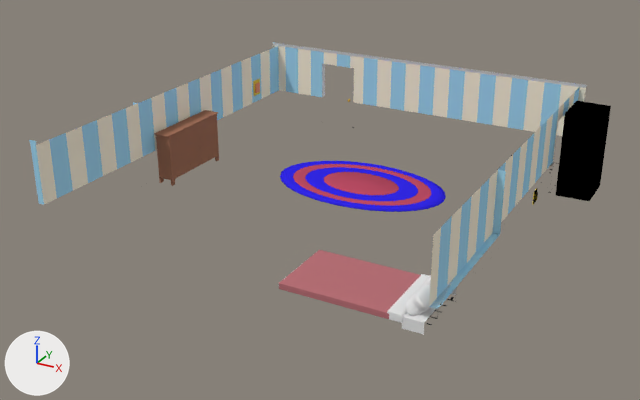
A saved change to the Blender file Third Person Shooter/Assets/Models/Levels/level_1.blend.
The view is the same before and after, from a 50 mm camera at (14.0, -34.3, 12.1) aimed at (0.0, -8.9, -0.6). Lighting does not change. The marker at lower left points along +X, +Y and +Z.

Before the edit, the objects in view are built like this:
```python
ob_bed = bpy.data.objects.new('Bed', me_cube_021)
ob_bed.location = (0.0, -5.05, 0.0)
ob_closet_interior = bpy.data.objects.new('Closet Interior', me_cube_009)
ob_closet_interior.location = (0.0, 0.0, 0.0)
ob_door_exit = bpy.data.objects.new('Door Exit', me_sphere_002)
ob_door_exit.location = (0.0, 0.0, 0.0)
ob_dresser = bpy.data.objects.new('Dresser', me_cube_050)
ob_dresser.location = (0.0, -2.65, 0.0)
ob_floor = bpy.data.objects.new('Floor', me_cube_001)
ob_floor.location = (0.0, 0.0, 0.0)
ob_rug = bpy.data.objects.new('Rug', me_cylinder)
ob_rug.location = (0.0, -3.2, 0.0)
ob_wall_back = bpy.data.objects.new('Wall Back', me_cube_010)
ob_wall_back.location = (0.0, 0.0, 0.0)
ob_wall_left = bpy.data.objects.new('Wall Left', me_cube_041)
ob_wall_left.location = (0.0, -9.71, 0.0)
ob_wall_right = bpy.data.objects.new('Wall Right', me_cube_043)
ob_wall_right.location = (6.83, -14.73, 1.04)
ob_wall_right.rotation_euler = (0.0, 0.0, 3.142)  # degrees (0, 0, 180)
```
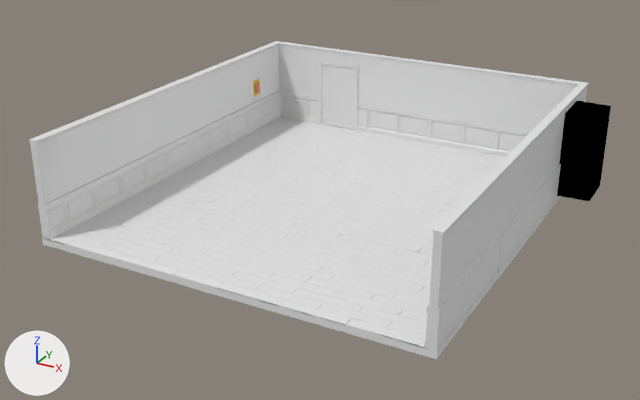
What differs and where, as boxes [x1, y1, x2, y2] in the pictures (640 x 400 px):
'Bed', deleted
    before: [273, 245, 431, 346]
    faces in mat_sheet_material (pink #b87177): [279, 250, 421, 319]
    faces in mat_wood_material (beige #a78a6f): [273, 245, 430, 346]
    faces in mat_pillow_material (white #e7e7e7): [285, 254, 431, 328]
'Rug', deleted
    before: [280, 161, 446, 211]
    faces in mat_rug_material_color_1 (blue #3228e7): [280, 161, 446, 211]
    faces in mat_rug_material_color_2 (red #b84b62): [293, 164, 431, 206]
'Dresser', deleted
    before: [154, 110, 219, 186]
    faces in mat_dresser_knob_material (brown #9f6f59): [154, 110, 219, 186]
    faces in mat_dresser_wood_trim_material_001 (blue #154c87): [172, 118, 216, 176]
    faces in mat_dresser_wood_trim_material (brown #691500): [171, 117, 217, 177]
part 1 of me_cube_001, recoloured
    both: [42, 117, 557, 352]
part 2 of me_cube_001, recoloured
    both: [42, 117, 561, 359]
part 3 of me_cube_010, recoloured
    both: [275, 41, 589, 157]
part 4 of me_cube_010, recoloured (blue to white)
    both: [285, 47, 561, 130]
part 5 of me_cube_010, recoloured
    both: [278, 46, 575, 131]
part 6 of me_sphere_002, recoloured
    both: [322, 64, 353, 129]
part 8 of me_cube_041, recoloured
    both: [29, 42, 280, 240]
part 9 of me_cube_041, recoloured (blue to white)
    both: [29, 47, 279, 205]
part 10 of me_cube_041, recoloured
    both: [36, 50, 270, 205]
part 11 of me_cube_043, recoloured
    both: [424, 84, 587, 351]

The edits, one by one:
me_cube_001 has 5277 vertices, 4957 faces and spans x -7.0..7.1, y -15.4..-0.3, z -1.2..-1.0.
me_cube_001 is used by ob_floor; location (0.0, 0.0, 0.0).
me_cube_001 part 1: all 3386 faces that had it switch from mat_floor_crease_material (black #030303) to no material.
me_cube_001 part 2: all 1571 faces that had it switch from mat_wood_material (beige #a78a6f) to no material.
me_cube_010 has 279 vertices, 191 faces and spans x -6.98..7.13, y -0.67..-0.31, z -0.98..2.49.
me_cube_010 is used by ob_wall_back; location (0.0, 0.0, 0.0).
me_cube_010 no longer uses material mat_material (white #e7e7e7).
me_cube_010 part 3: all 160 faces that had it switch from mat_trim_paint_material (white #f8f5e2) to no material.
me_cube_010 part 4: all 10 faces that had it switch from mat_wall_paper_material_1 (blue #a2d6f1) to no material.
me_cube_010 part 5: all 13 faces that had it switch from mat_wall_paper_material_2 (white #f9efd9) to no material.
me_sphere_002 is used by ob_door_exit; location (0.0, 0.0, 0.0).
me_sphere_002 had 811 vertices, 809 faces and spanned x -4.42..-2.88, y -0.77..-0.43, z -0.95..1.81.
me_sphere_002 no longer uses material mat_door_knob_material (yellow #ffcb4b).
me_sphere_002 now has 8 vertices, 6 faces and spans x -4.42..-2.88, y -0.64..-0.43, z -0.95..1.81.
me_sphere_002 part 6: 6 faces spanning x -4.42..-2.88, y -0.64..-0.43, z -0.95..1.81 switch from mat_trim_paint_material (white #f8f5e2) to no material.
me_sphere_002 part 7: the surface is now shaded flat.
me_cube_041 has 396 vertices, 271 faces, 2 loose edges and spans x -7.0..-6.6, y -5.7..9.4, z -1.0..2.5.
me_cube_041 is used by ob_wall_left; location (0.0, -9.71, 0.0).
me_cube_041 part 8: all 244 faces that had it switch from mat_trim_paint_material (white #f8f5e2) to no material.
me_cube_041 part 9: all 17 faces that had it switch from mat_wall_paper_material_1 (blue #a2d6f1) to no material.
me_cube_041 part 10: all 10 faces that had it switch from mat_wall_paper_material_2 (white #f9efd9) to no material.
me_cube_043 has 442 vertices, 316 faces, 1 loose edge and spans x -0.3..0.1, y -14.4..0.7, z -2.0..1.5.
me_cube_043 is used by ob_wall_right; location (6.83, -14.73, 1.04); rotation (0.0, 0.0, 3.142), in degrees (0, 0, 180).
me_cube_043 no longer uses material mat_wall_paper_material_1 (blue #a2d6f1).
me_cube_043 no longer uses material mat_wall_paper_material_2 (white #f9efd9).
me_cube_043 part 11: all 293 faces that had it switch from mat_trim_paint_material (white #f8f5e2) to no material.
Object 'Rug' (ob_rug) is deleted.
Object 'Bed' (ob_bed) is deleted.
Object 'Dresser' (ob_dresser) is deleted.
